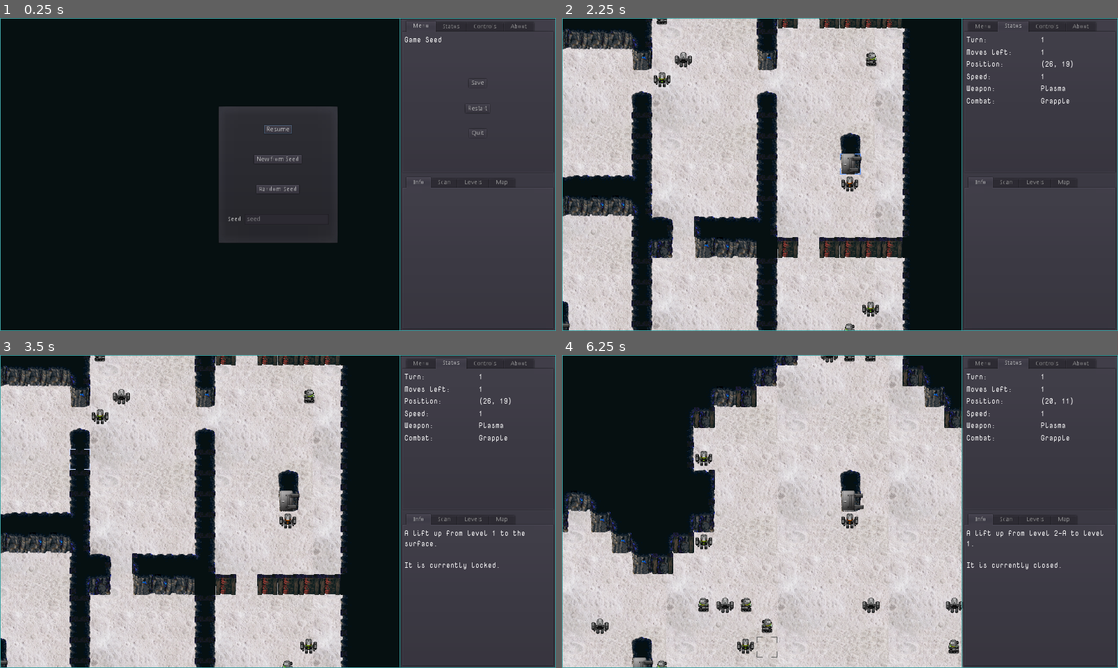
Above: before the commit, frames 1-4 (two rows, left to right).
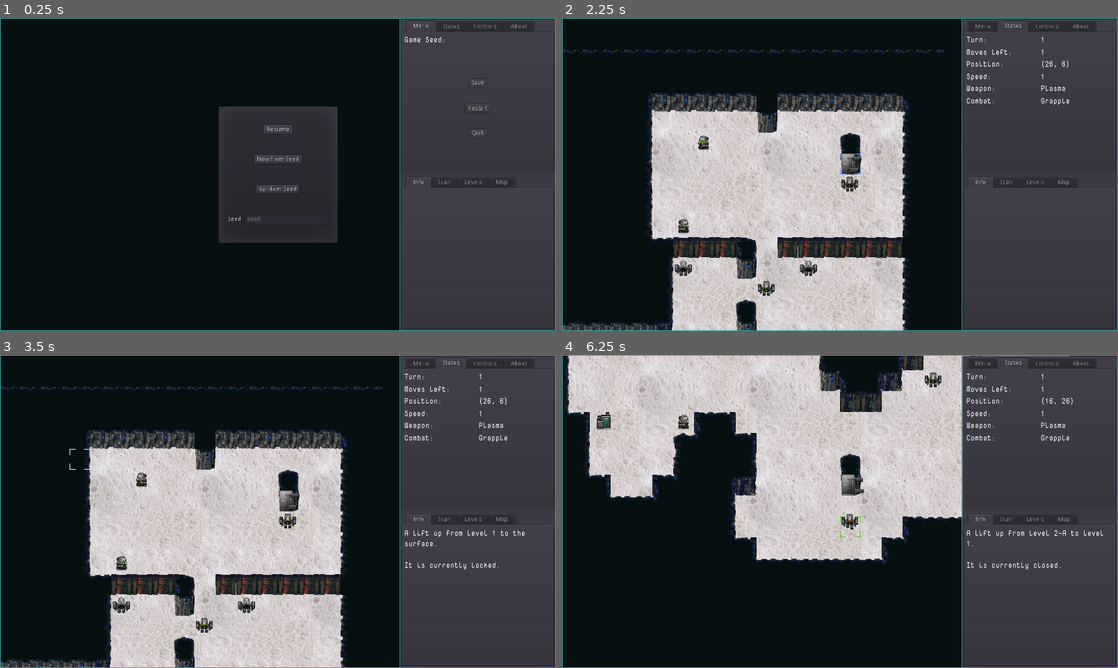
Above: after the commit, the same moments.

Repository: sarrowsmith/quasidroid
Game: Godot game, scene res://Main.tscn
Same seed, same stepped clock (60 frames per second), same inputs: the game is played once before the commit and once after it.
Inputs (mouse positions are in pixels of both pictures, inside the frame that each line leads up to):
- Up to frame 1 (0.25 s): no input
- Up to frame 2 (2.25 s): click (851, 218) at 0.52 s; type "12" at 0.6 s; click "Restart" at 1.25 s; click "Resume" at 2 s
- Up to frame 3 (3.5 s): tap Enter at 2.75 s; move the mouse to (66, 448) at 2.77 s; tap R at 2.85 s; click (66, 448) at 2.92 s
- Up to frame 4 (6.25 s): tap Delete (map_reset) at 3.5, 5 s; move the mouse to (728, 527) at 3.52 s; hold S 3.53-4.28 s; tap Q at 3.6 s; tap Backspace (cursor_reset) at 4.25, 5.75 s; move the mouse to (895, 442) at 4.27 s; tap U at 4.35 s; move the mouse to (812, 574) at 5.02 s; tap O at 5.1 s; click (812, 574) at 5.17 s; move the mouse to (756, 614) at 5.77 s; hold S from 5.78 s (still down); tap P at 5.85 s; click (756, 614) at 5.92 s

The runs differ from the first frame. In frame 1, less than 0.1% of the frame differs, in the area x 79-80%, y 6-8%; in frame 2, 35%; in frame 3, 35%; in frame 4, 50%, in the area x 0-92%, y 0-100%.

Commit message:
Start new game from seed (which can be randomised). But can't restart -- see TODOs.

Diff:
--- a/Main.gd
+++ b/Main.gd
@@ -1,7 +1,7 @@
 extends Node2D
 
 
-export(int) var game_seed
+export(int) var game_seed = 0
 export(int) var pan_speed = 8
 export(Vector2) var half_view = Vector2(640, 360)
 
@@ -11,6 +11,8 @@
 
 
 func _ready():
+	if game_seed:
+		$Start.find_node("Seed").text = String(game_seed)
 	show_dialog($Start)
 
 
@@ -20,10 +22,12 @@
 	dialog.popup_centered()
 
 
+# TODO: need to instantiate Player here, taking care with render order
 func new():
 	$Start.set_visible(false)
 	$World.set_visible(true)
 	seed(game_seed)
+	$View.find_node("Seed").set_value(game_seed)
 	change_level($World.create($Player))
 	$World.set_value("Turn", 1, true)
 	$Player.turn()
@@ -112,9 +116,7 @@
 		clamp(position.y, 0, world_size.y))
 
 
-# warning-ignore:shadowed_variable
-func load_game(game_seed):
-	self.game_seed = game_seed
+func load_game():
 	new()
 
 
@@ -123,15 +125,18 @@
 
 
 func _on_Resume_pressed():
-	load_game(game_seed)
+	load_game()
 
 
 func _on_New_pressed():
+	var seed_text = $Start.find_node("Seed").text
+	game_seed = seed_text.to_int() if seed_text.is_valid_integer() else seed_text.hash()
 	new()
 
 
 func _on_Random_pressed():
-	pass # Replace with function body.
+	randomize()
+	$Start.find_node("Seed").text = String(randi())
 
 
 func _on_Save_pressed():
--- a/Main.tscn
+++ b/Main.tscn
@@ -99,7 +99,7 @@
 margin_top = 0.0
 margin_right = 338.0
 margin_bottom = 23.0
-label = "Game Seed"
+label = "Game Seed:"
 
 [node name="CenterContainer" type="CenterContainer" parent="View/Panel/Split/UpperPanel/Menu"]
 margin_top = 27.0
--- a/Util.gd
+++ b/Util.gd
@@ -3,14 +3,12 @@
 
 # Util.choose(["one", "two"])   returns one or two
 func choose(choices):
-	var rand_index = randi() % choices.size()
-	return choices[rand_index]
+	return choices[randi_range(0, len(choices))]
 
 
 # the percent chance something happens
 func chance(num):
-	if randi() % 100 <= num:  return true
-	else:                     return false
+	return randf() < 0.01 * num
 
 
 # returns random int between low and high
@@ -20,10 +18,11 @@
 
 # shuffle the order of an array
 func shuffle(array):
+	var size = len(array)
 	var shuffled = []
-	var indexes = range(array.size())
-	for _i in range(array.size()):
-		var x = randi() % indexes.size()
+	var indexes = range(size)
+	for _i in size:
+		var x = randi() % len(indexes)
 		shuffled.append(array[indexes[x]])
 		indexes.remove(x)
 	return shuffled
--- a/World.gd
+++ b/World.gd
@@ -18,6 +18,7 @@
 var player = null
 
 
+# TODO: need to instantiate Level 1 on demand so that starting anew works
 func create(player):
 	self.player = player
 	world_seed = randi()
